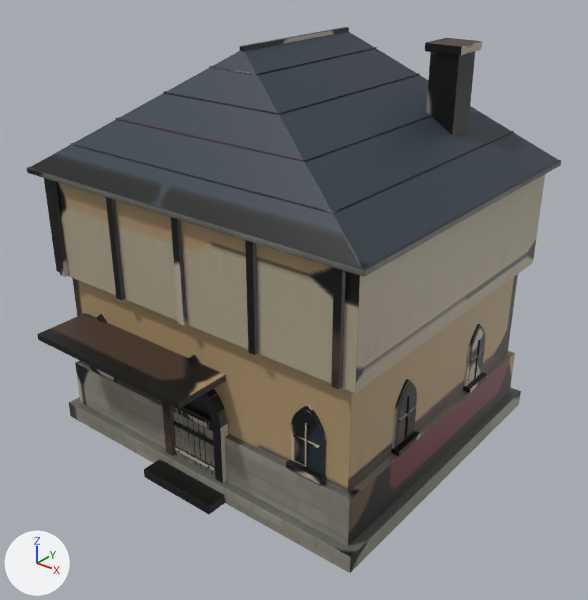
One commit to the FBX model Assets/Models/Kingdom/City/Models/MerchantHouse.fbx: the scene before it, then after it.
The view is the same before and after, from a 50 mm camera at (12.64, -15.96, 13.49) aimed at (0.53, -0.83, 4.11). The lights are fixed; the arrows at lower left show +X, +Y and +Z. The older version comes first. Where no turn or scale is listed for an object, it has been applied to the vertices. Vertices at exactly the same position are counted once.

In view in the first picture: 'MerchantHouse.001'.
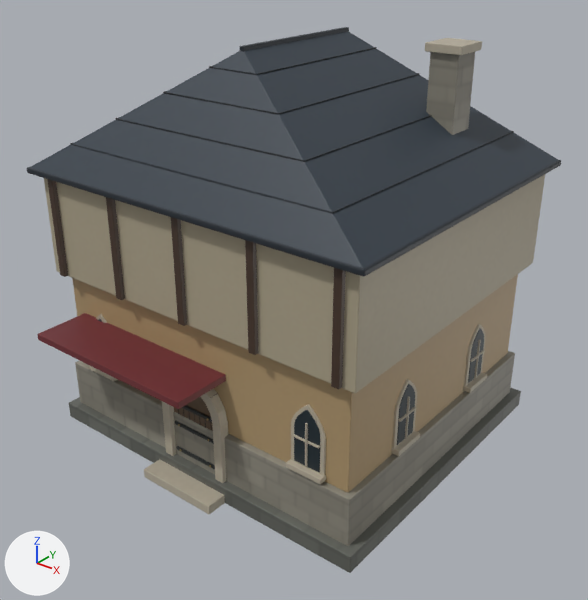
Patch to the scene script:
```diff
--- a/Assets/Models/Kingdom/City/Models/MerchantHouse.fbx.py
+++ b/Assets/Models/Kingdom/City/Models/MerchantHouse.fbx.py
@@ me_cube_001 @@
 # used by ob_merchanthouse_001; location = (0.0, 0.0, 0.0)
-me_cube_001.from_pydata(...)  # 5814 vertices, 11268 faces; spans x -5.16..5.16, y -5.55..4.56, z 0.0..10.66
+me_cube_001.from_pydata(...)  # 5370 vertices, 10400 faces; spans x -5.16..5.16, y -5.55..4.56, z 0.0..10.66
+# me_cube_001 part 1: the loose piece of 8 vertices spanning x -0.2..-0.18, y -4.21..-4.2, z 0.18..2.14 is moved by (0.0, 0.06, 0.0)
+# me_cube_001 part 2: the loose piece of 8 vertices spanning x -0.01..0.01, y -4.21..-4.2, z 0.18..2.14 is moved by (0.0, 0.06, 0.0)
+# me_cube_001 part 3: the loose piece of 8 vertices spanning x 0.37..0.39, y -4.21..-4.2, z 0.18..2.14 is moved by (0.0, 0.06, 0.0)
+# me_cube_001 part 4: the loose piece of 8 vertices spanning x 0.56..0.58, y -4.21..-4.2, z 0.18..2.14 is moved by (0.0, 0.06, 0.0)
+# me_cube_001 part 5: the loose piece of 138 vertices spanning x -0.48..0.48, y -4.05..-3.9, z 1.93..3.68 is deleted
+# me_cube_001 part 6: the loose piece of 56 vertices spanning x -0.5..0.5, y -4.21..-3.91, z 1.86..2.0 is deleted
+# me_cube_001 part 7
+# 48 vertices are removed from x -0.7..0.7, y -4.25..-4.21, z 0.67..2.19
+# 240 faces are deleted
+# 12 vertices in x -0.7..0.7, y -4.2, z 0.68..2.18 move by (0.0, 0.01, 0.0)
+# 12 vertices in x -0.7..0.7, y -4.21, z 0.68..2.19 move by (0.0, 0.02, 0.0)
+# 12 vertices in x -0.7..0.7, y -4.24, z 0.68..2.19 move by (0.0, 0.09, 0.0)
+# 12 vertices in x -0.7..0.7, y -4.25, z 0.68..2.18 move by (0.0, 0.11, 0.0)
+# 4 vertices in x -0.7..0.69, y -4.2, z 0.68..1.47 move by (0.01, 0.01, 0.0)
+# 4 vertices in x -0.7..0.69, y -4.25, z 0.68..1.47 move by (0.01, 0.11, 0.0)
+# 52 vertices move from x -0.7..0.7, y -4.25..-4.2, z 0.67..2.19 to x -0.7..0.7, y -4.19..-4.14, z 0.67..2.19
+# 38 vertices are added at x -0.7..0.7, y -4.19..-4.14, z 0.68..2.19
+# 10 new vertices lie (1.38, 0.0, 0.0) away from vertices in x -0.7..-0.69, y -4.25..-4.14, z 0.68..2.1
+# 240 new faces join them
+# me_cube_001 part 8: 9212 kept faces spanning x -5.16..5.16, y -5.55..4.56, z 0.0..10.66 get new texture (UV) coordinates
+# other edits to the shape of me_cube_001 do not show in these pictures
 me_cube_001.materials.append(mat_merchanthouse_baked)
```

Where the change shows, as pixel boxes (x1, y1, x2, y2) in the pictures (588 x 600 px; the box of a moved part takes in the faces that stretch with it):
part 1 of me_cube_001, moved or reshaped (not visible afterwards)
    before: (187, 412, 191, 463)
part 2 of me_cube_001, moved or reshaped (not visible afterwards)
    before: (192, 415, 196, 466)
part 3 of me_cube_001, moved or reshaped (not visible afterwards)
    before: (203, 420, 207, 472)
part 4 of me_cube_001, moved or reshaped (not visible afterwards)
    before: (209, 424, 212, 475)
part 5 of me_cube_001, deleted (mostly hidden)
    before: (188, 355, 201, 365)
part 6 of me_cube_001, deleted
    before: (179, 409, 209, 428)
part 7 of me_cube_001, moved or reshaped
    before: (173, 406, 215, 471)
    after: (175, 405, 215, 469)
part 8 of me_cube_001, surface changed
    both: (27, 29, 561, 573)
